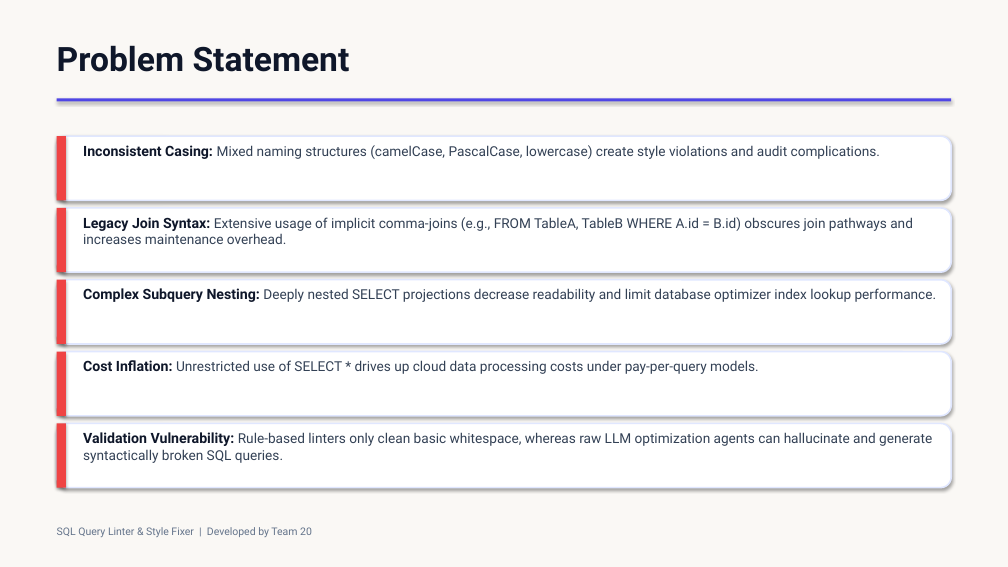
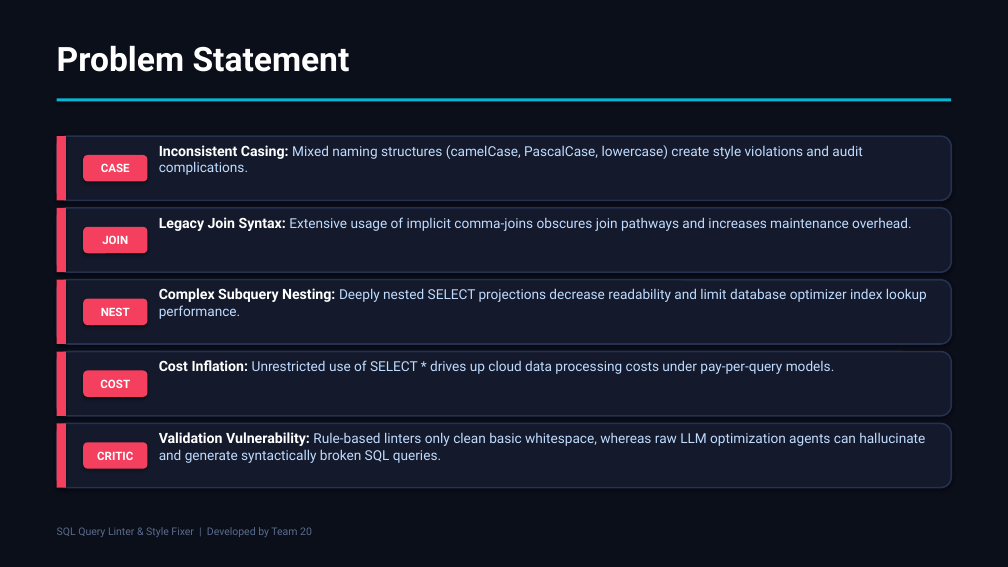
Before and after one commit to bharathpyla/sql-query-linter-style-fixer, a slide deck: slide 3 of Presentation.pptx. Drawn at 1008x567 pixels with LibreOffice and Linux fonts; fonts in the diff are those of the drawing. Boxes give left, top, right and bottom in pixels: in the first picture for what was removed or moved away, otherwise in the second. Text is boxed around its words. In the diff, an @@ line names an element or a change of style, - is before the commit and + after.

Commit message:
Update presentation Presentation.pptx with premium Cyber-Glow tech theme

```diff
--- a/Presentation.pptx
+++ b/Presentation.pptx
@@ background #FAF8F5 to #0B0F1A @@
@@ text "Problem Statement" at (57, 45, 350, 72): text colour #0F172A to #FFFFFF @@
@@ rectangle at (57, 98, 951, 101): fill #4F46E5 to #06B6D4 @@
@@ text "Inconsistent Casing: Mixed naming structures ...": place and size @@
-text "Inconsistent Casing: Mixed naming structures ..." at (83, 145, 880, 159)
+text "Inconsistent Casing: Mixed naming structures ..." at (159, 145, 862, 175)
@@ text "Inconsistent Casing: Mixed naming structures ..." at (159, 145, 862, 175): text colour #0F172A to #FFFFFF in "Inconsistent Casing:"; text colour #334155 to #BFDBFE in "Mixed naming structures (camelCase, PascalCase, lowercase) c ..." @@
@@ rounded rectangle added at (83, 155, 147, 181), fill #F43F5E, 11 pt, text #FFFFFF, bold @@
+CASE
@@ rounded rectangle added at (83, 227, 147, 253), fill #F43F5E, 11 pt, text #FFFFFF, bold @@
+JOIN
@@ text at (159, 217, 911, 231): text changed; text colour #334155 to #BFDBFE @@
-Legacy Join Syntax: Extensive usage of implicit comma-joins (e.g., FROM TableA, TableB WHERE A.id = B.id) obscures join pathways and increases maintenance overhead.
+Legacy Join Syntax: Extensive usage of implicit comma-joins obscures join pathways and increases maintenance overhead.
@@ rounded rectangle added at (83, 299, 147, 325), fill #F43F5E, 11 pt, text #FFFFFF, bold @@
+NEST
@@ text "Complex Subquery Nesting: Deeply nested ...": place and size @@
-text "Complex Subquery Nesting: Deeply nested ..." at (83, 288, 937, 302)
+text "Complex Subquery Nesting: Deeply nested ..." at (159, 288, 927, 319)
@@ text "Complex Subquery Nesting: Deeply nested ..." at (159, 288, 927, 319): text colour #0F172A to #FFFFFF in "Complex Subquery Nesting:"; text colour #334155 to #BFDBFE in "Deeply nested SELECT projections decrease readability and ..." @@
@@ rounded rectangle: place and size @@
-rounded rectangle at (57, 423, 951, 488)
+rounded rectangle at (57, 352, 951, 416)
@@ rectangle: place and size @@
-rectangle at (57, 423, 66, 488)
+rectangle at (57, 352, 66, 416)
@@ text "Cost Inflation: Unrestricted use of ...": place and size @@
-text "Cost Inflation: Unrestricted use of ..." at (83, 360, 759, 374)
+text "Cost Inflation: Unrestricted use of ..." at (159, 360, 835, 374)
@@ text "Cost Inflation: Unrestricted use of ..." at (159, 360, 835, 374): text colour #0F172A to #FFFFFF in "Cost Inflation:"; text colour #334155 to #BFDBFE in "Unrestricted use of SELECT * drives up ..." @@
@@ rounded rectangle added at (83, 371, 147, 397), fill #F43F5E, 11 pt, text #FFFFFF, bold @@
+COST
@@ fill #FFFFFF to #141A2B; outline #E0E7FF 1.5 pt to #26304F 1.5 pt in 5 elements at (57, 136, 951, 200), (57, 352, 951, 416), (57, 208, 951, 272), (57, 280, 951, 344), (57, 423, 951, 488) @@
@@ fill #EF4444 to #F43F5E in 5 elements at (57, 136, 66, 200), (57, 352, 66, 416), (57, 208, 66, 272), (57, 280, 66, 344), (57, 423, 66, 488) @@
@@ rounded rectangle: place and size @@
-rounded rectangle at (57, 352, 951, 416)
+rounded rectangle at (57, 423, 951, 488)
@@ rectangle: place and size @@
-rectangle at (57, 352, 66, 416)
+rectangle at (57, 423, 66, 488)
@@ rounded rectangle added at (83, 442, 147, 469), fill #F43F5E, 11 pt, text #FFFFFF, bold @@
+CRITIC
@@ text "Validation Vulnerability: Rule-based linters only ...": place and size @@
-text "Validation Vulnerability: Rule-based linters only ..." at (83, 432, 932, 463)
+text "Validation Vulnerability: Rule-based linters only ..." at (159, 432, 925, 463)
@@ text "Validation Vulnerability: Rule-based linters only ..." at (159, 432, 925, 463): text colour #0F172A to #FFFFFF in "Validation Vulnerability:"; text colour #334155 to #BFDBFE in "Rule-based linters only clean basic whitespace, whereas ..." @@
@@ text "SQL Query Linter & Style ..." at (57, 527, 312, 537): text colour #64748B to #5A6B8C @@
```
Also in this commit, not shown: 7 other slides changed.
